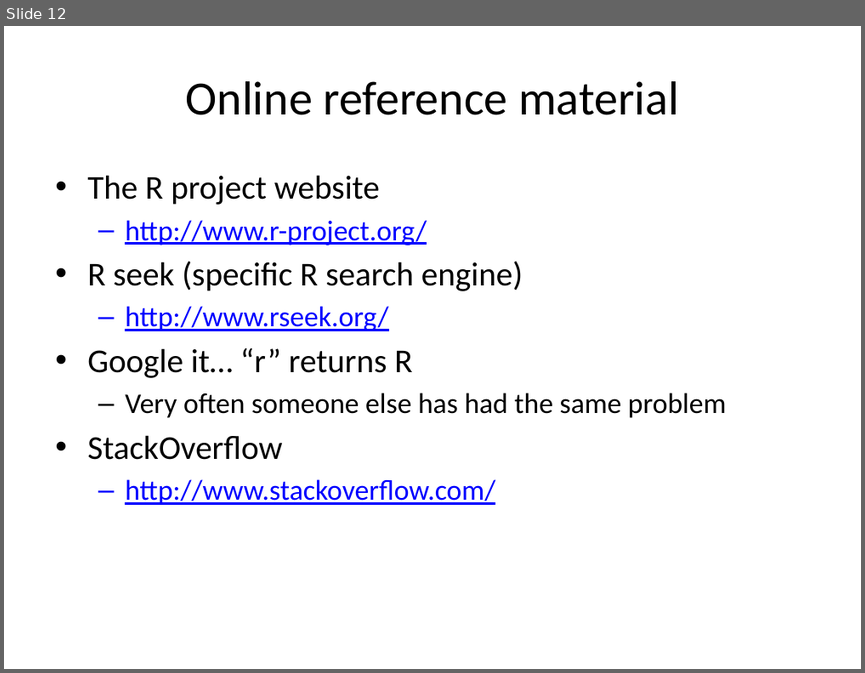
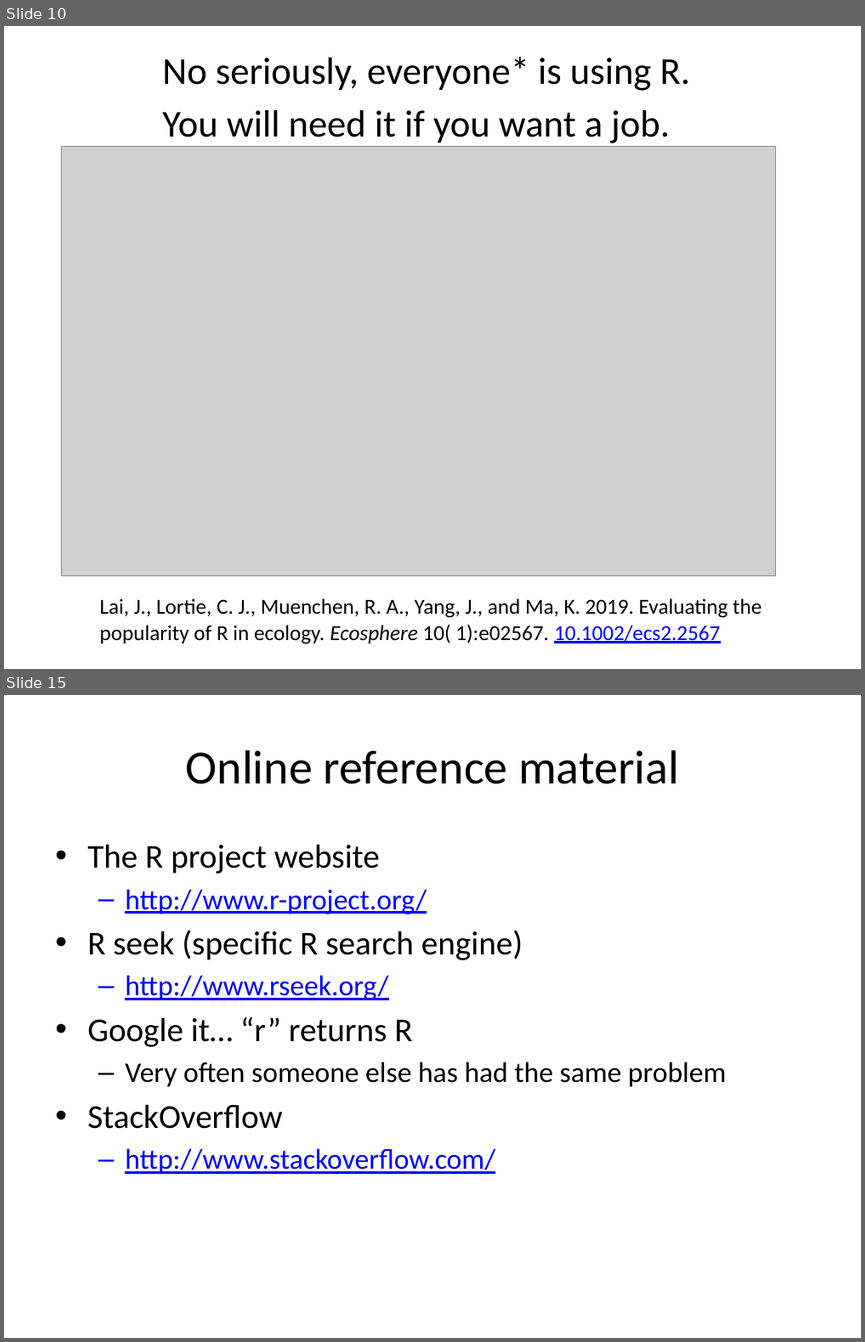
Before and after one commit to cmgienger/1-Introduction-to-R, a slide deck: 1-Introduction to R and Rstudio.pptx. Shown one above the other, each under a label of ours: slide 12 before the commit, slides 10 and 15 after it; the slides between them are not shown. The pictures are 865x673 and 865x1342 pixels, drawn with LibreOffice and Linux fonts; fonts in the diff are those of the drawing; grey boxes stand for pictures. Boxes give left, top, right and bottom in pixels: in the first picture for what was removed or moved away, otherwise in the second. Text is boxed around its words. In the diff, an @@ line names an element or a change of style, - is before the commit and + after.

```diff
--- a/1-Introduction to R and Rstudio.pptx
+++ b/1-Introduction to R and Rstudio.pptx
@@ slide 10 added at bbox=[4, 26, 861, 669], background #FFFFFF @@
@@ text added at bbox=[162, 57, 691, 143], 31.9 pt, text #000000 @@
+No seriously, everyone* is using R.
+You will need it if you want a job.
@@ picture added at bbox=[62, 146, 775, 575] @@
@@ text added at bbox=[100, 598, 761, 644], 18 pt, text #000000 @@
+Lai, J., Lortie, C. J., Muenchen, R. A., Yang, J., and Ma, K. 2019. Evaluating the popularity of R in ecology. Ecosphere 10( 1):e02567. 10.1002/ecs2.2567
@@ what was slide 12 is now slide 15 @@
```
Also in this commit, not shown: 3 slides changed, 2 other slides added, 2 other files.
